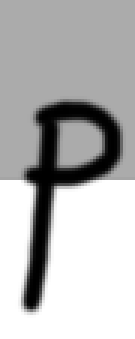
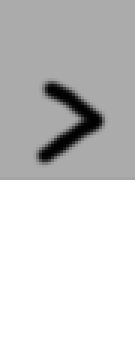
Layers edited between the first and the second (135, 339) image:
painted on "Pasted Layer" over left=18, top=78, right=126, bottom=318
